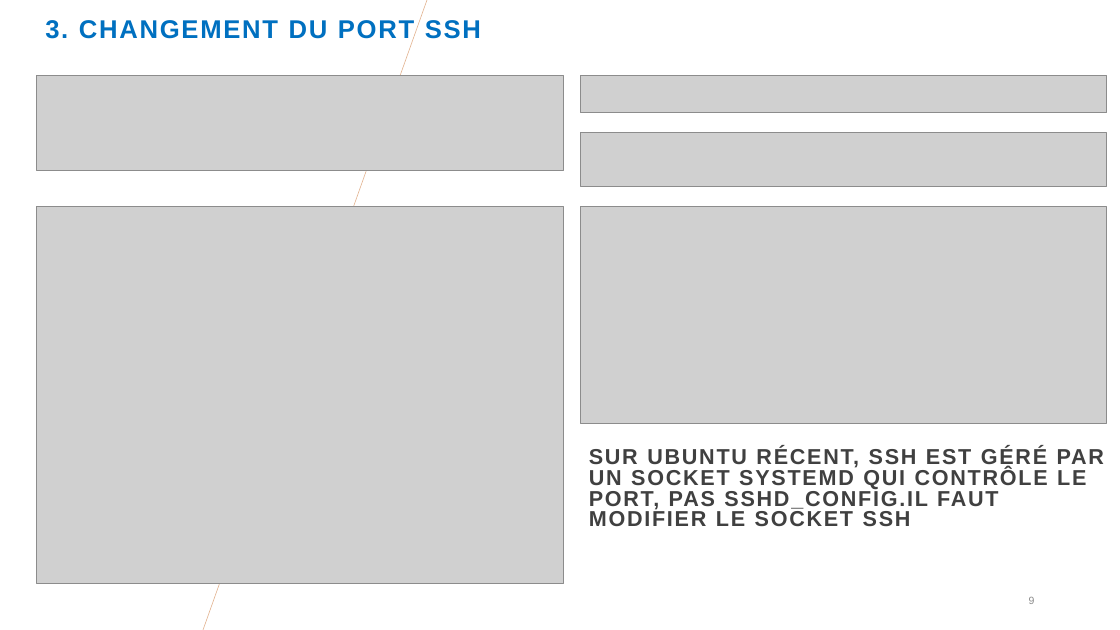
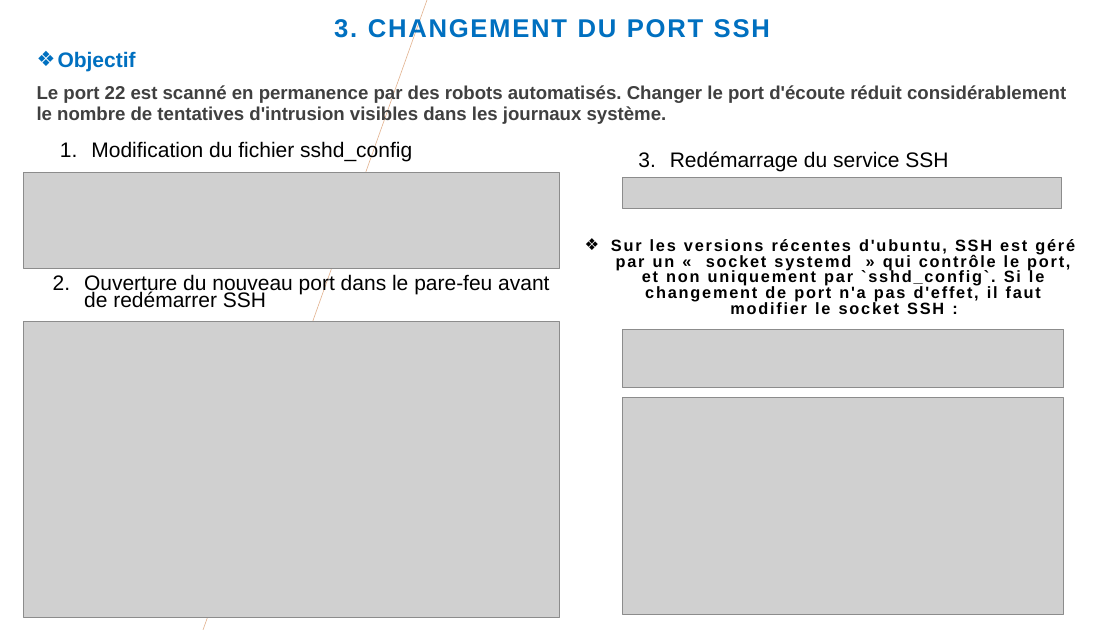
Before and after one commit to Christyy2/Projet-Final-ASI, a slide deck: slide 11 of Présentation-ASI.pptx (slide 9 before the commit). Drawn at 1120x630 pixels with LibreOffice and Linux fonts; fonts in the diff are those of the drawing; grey boxes stand for pictures; background and template pictures are left out. Boxes give left, top, right and bottom in pixels: in the first picture for what was removed or moved away, otherwise in the second. Text is boxed around its words. In the diff, an @@ line names an element or a change of style, - is before the commit and + after.

Commit message:
Modification+

```diff
--- a/Présentation-ASI.pptx
+++ b/Présentation-ASI.pptx
@@ title "3. CHANGEMENT DU PORT SSH": place and size @@
-title "3. CHANGEMENT DU PORT SSH" at box(45, 20, 481, 45)
+title "3. CHANGEMENT DU PORT SSH" at box(334, 16, 770, 43)
@@ title "3. CHANGEMENT DU PORT SSH" at box(334, 16, 770, 43): alignment left to centre @@
@@ text added at box(37, 51, 1066, 124), 16 pt, text #404040, bold @@
+❖ Objectif
+Le port 22 est scanné en permanence par des robots automatisés. Changer le port d'écoute réduit considérablement le nombre de tentatives d'intrusion visibles dans les journaux système.
@@ text added at box(91, 141, 412, 162), 18 pt, text #000000 @@
+1. Modification du fichier sshd_config
@@ picture: place and size @@
-picture at box(37, 76, 564, 171)
+picture at box(24, 173, 560, 269)
@@ picture: place and size @@
-picture at box(581, 76, 1107, 113)
+picture at box(623, 177, 1062, 208)
@@ text added at box(670, 151, 948, 171), 18 pt, text #000000 @@
+3. Redémarrage du service SSH
@@ text at box(611, 239, 1075, 314): text changed; size 18.5 to 14 pt; text colour #404040 to #000000 @@
-SUR UBUNTU RÉCENT, SSH EST GÉRÉ PAR UN SOCKET SYSTEMD QUI CONTRÔLE LE PORT, PAS SSHD_CONFIG.IL FAUT MODIFIER LE SOCKET SSH
+❖ Sur les versions récentes d'ubuntu, SSH est géré par un « socket systemd » qui contrôle le port, et non uniquement par `sshd_config`. Si le changement de port n'a pas d'effet, il faut modifier le socket SSH :
@@ text added at box(84, 273, 549, 308), 18 pt, text #000000 @@
+2. Ouverture du nouveau port dans le pare-feu avant de redémarrer SSH
@@ picture: place and size @@
-picture at box(37, 207, 564, 584)
+picture at box(24, 322, 560, 618)
@@ picture: place and size @@
-picture at box(581, 133, 1107, 186)
+picture at box(623, 329, 1064, 388)
@@ picture: place and size @@
-picture at box(581, 207, 1107, 423)
+picture at box(623, 398, 1064, 614)
@@ page number at box(1029, 597, 1035, 604): text changed @@
-9
+11
```
Also in this commit, not shown: 8 other slides changed, 6 slides added, 1 slide removed.
